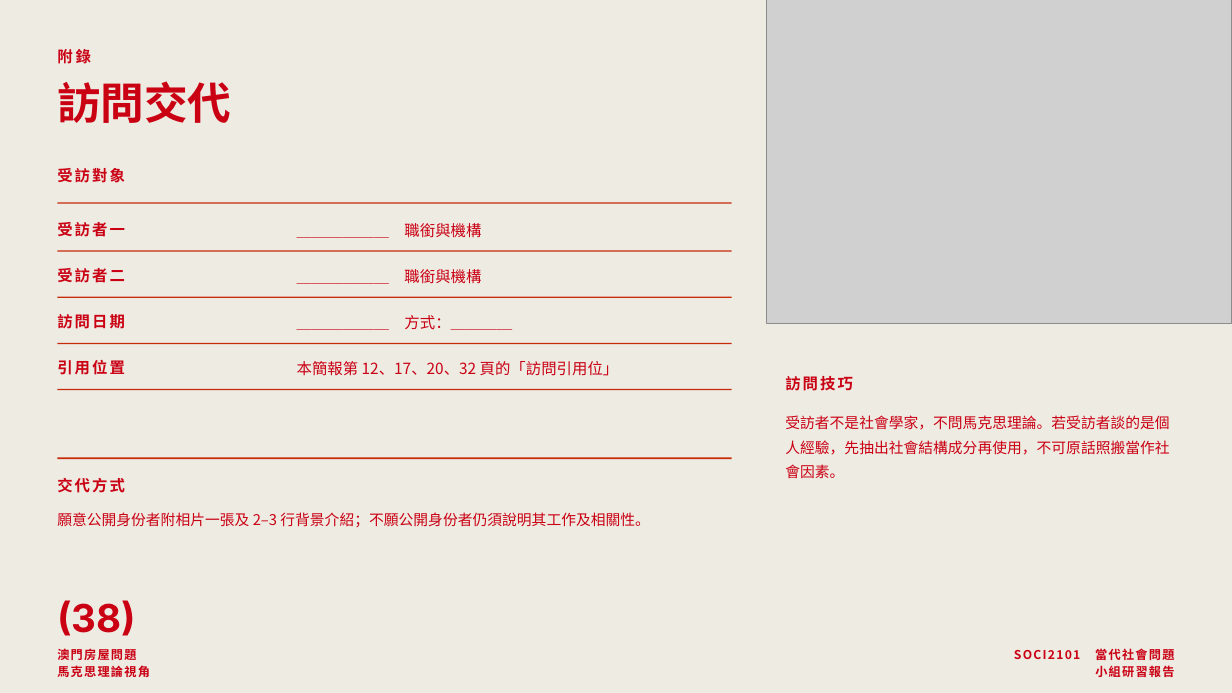
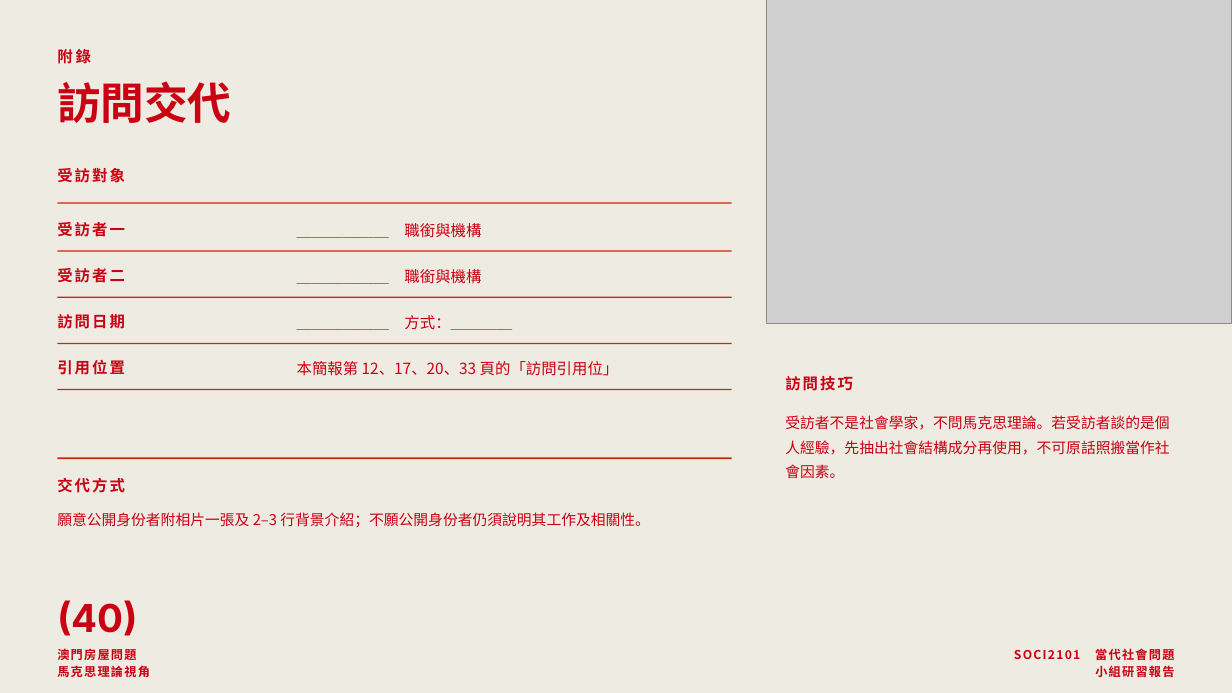
Before and after one commit to lammkiii/-, a slide deck: slide 40 of macau-housing-report/澳門房屋問題-小組研習報告.pptx (slide 38 before the commit). Drawn at 1232x693 pixels with LibreOffice and Linux fonts; fonts in the diff are those of the drawing; grey boxes stand for pictures. Boxes give left, top, right and bottom in pixels: in the first picture for what was removed or moved away, otherwise in the second. Text is boxed around its words. In the diff, an @@ line names an element or a change of style, - is before the commit and + after.

```diff
--- a/macau-housing-report/澳門房屋問題-小組研習報告.pptx
+++ b/macau-housing-report/澳門房屋問題-小組研習報告.pptx
@@ text at bbox=[297, 361, 619, 376]: text changed @@
-本簡報第 12、17、20、32 頁的「訪問引用位」
+本簡報第 12、17、20、33 頁的「訪問引用位」
@@ text at bbox=[57, 600, 138, 636]: text changed @@
-(38)
+(40)
```
Also in this commit, not shown: 17 other slides changed, 5 slides added, 2 slides removed, 3 other files.
